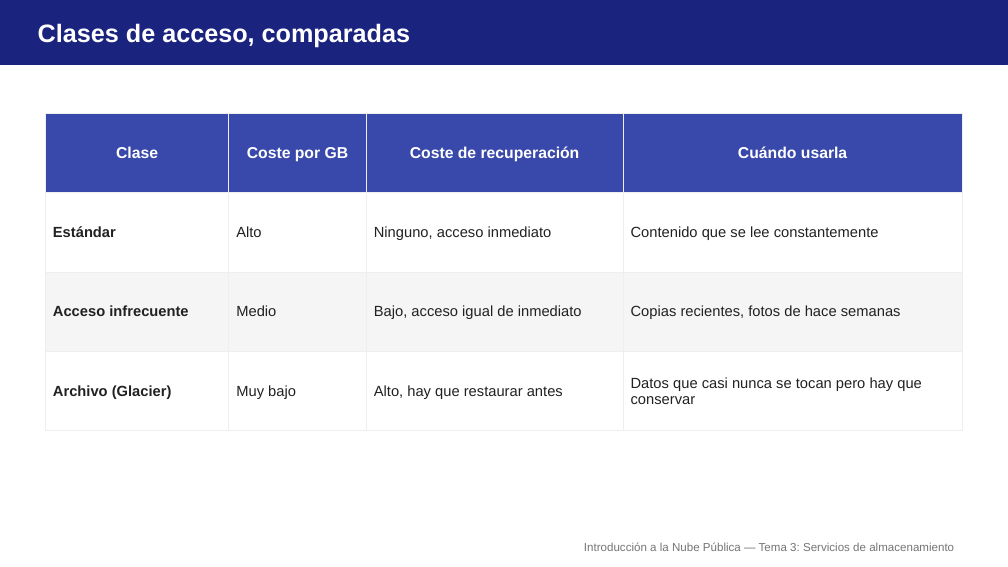
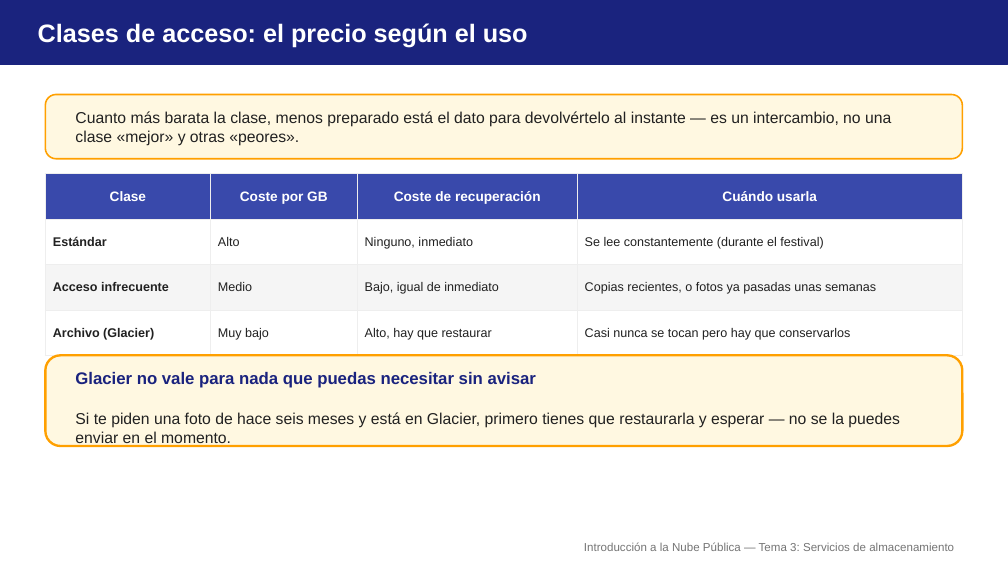
Before and after one commit to aitorventura/introduccion-nube, a slide deck: slide 7 of docs/tema3/diapositivas/almacenamiento.pptx (slide 10 before the commit). Drawn at 1008x567 pixels with LibreOffice and Linux fonts; fonts in the diff are those of the drawing. Boxes give left, top, right and bottom in pixels: in the first picture for what was removed or moved away, otherwise in the second. Text is boxed around its words. In the diff, an @@ line names an element or a change of style, - is before the commit and + after.

Commit message:
Rehace visualmente las diapositivas de Temas 1 a 5
Reconstruye los decks de primer-contacto-aws, vpc-diseno, seguridad-red,
maquinas-virtuales, almacenamiento, bases-datos-gestionadas,
arquitectura-completa, alta-disponibilidad-escalado, dns-https-cdn,
monitorizacion-operacion, iam-aplicado y economia-nube con tarjetas,
tablas y diagramas nativos en vez de listados de texto, revisadas a
90dpi para descartar solapamientos.

```diff
--- a/docs/tema3/diapositivas/almacenamiento.pptx
+++ b/docs/tema3/diapositivas/almacenamiento.pptx
@@ text at <box>38,23,528,47</box>: text changed @@
-Clases de acceso, comparadas
+Clases de acceso: el precio según el uso
@@ rounded rectangle added at <box>45,95,963,159</box>, fill #FFF8E1, outline #FFA000 1.5 pt @@
@@ text added at <box>75,111,891,146</box>, 15 pt, text #212121 @@
+Cuanto más barata la clase, menos preparado está el dato para devolvértelo al instante — es un intercambio, no una clase «mejor» y otras «peores».
@@ table at <box>45,174,962,355</box> @@
-row 2, column 3: Ninguno, acceso inmediato
+row 2, column 3: Ninguno, inmediato
-row 2, column 4: Contenido que se lee constantemente
+row 2, column 4: Se lee constantemente (durante el festival)
-row 3, column 3: Bajo, acceso igual de inmediato
+row 3, column 3: Bajo, igual de inmediato
-row 3, column 4: Copias recientes, fotos de hace semanas
+row 3, column 4: Copias recientes, o fotos ya pasadas unas semanas
-row 4, column 3: Alto, hay que restaurar antes
+row 4, column 3: Alto, hay que restaurar
-row 4, column 4: Datos que casi nunca se tocan pero hay que conservar
+row 4, column 4: Casi nunca se tocan pero hay que conservarlos
@@ size 15 to 13 pt in "Clase", "Coste por GB", "Coste de recuperación", "Cuándo usarla" @@
@@ size 14 to 12 pt in "Estándar", "Alto", "Acceso infrecuente", "Medio" and 2 more places @@
@@ table: place and size @@
-table at <box>45,113,963,431</box>
+table at <box>45,174,962,355</box>
@@ rounded rectangle added at <box>45,355,963,446</box>, fill #FFF8E1, outline #FFA000 2.25 pt @@
@@ text added at <box>75,372,900,447</box>, 15 pt, text #212121 @@
+Glacier no vale para nada que puedas necesitar sin avisar
+Si te piden una foto de hace seis meses y está en Glacier, primero tienes que restaurarla y esperar — no se la puedes enviar en el momento.
```
Also in this commit, not shown: 8 other slides changed, 1 slide added, 6 slides removed, 23 other files.
